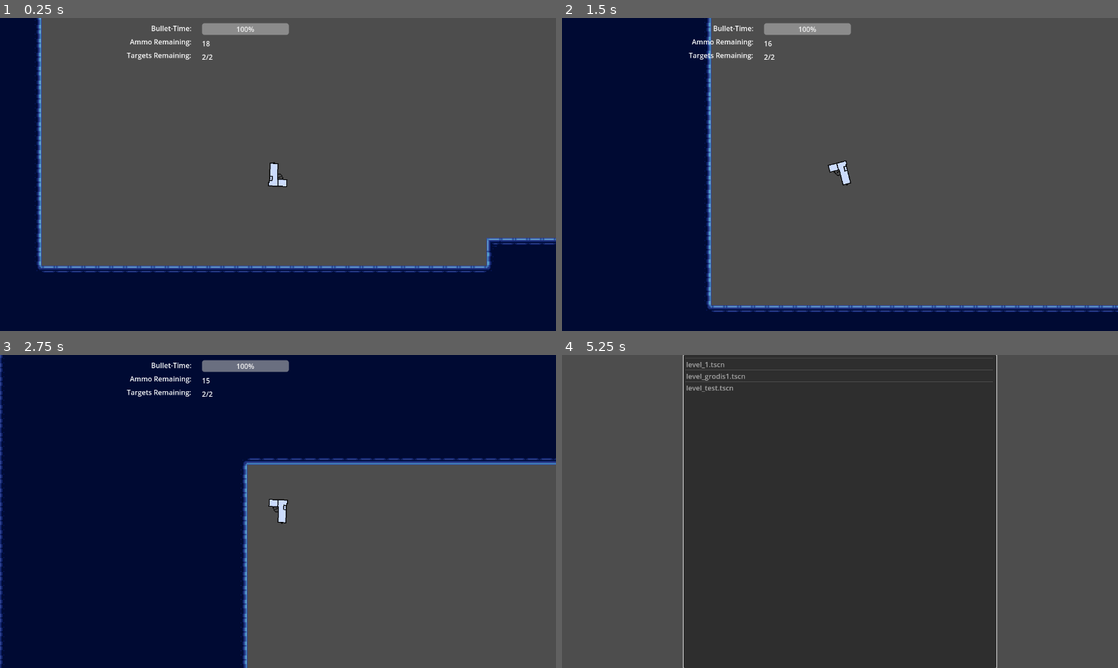
Above: before the commit, frames 1-4 (two rows, left to right).
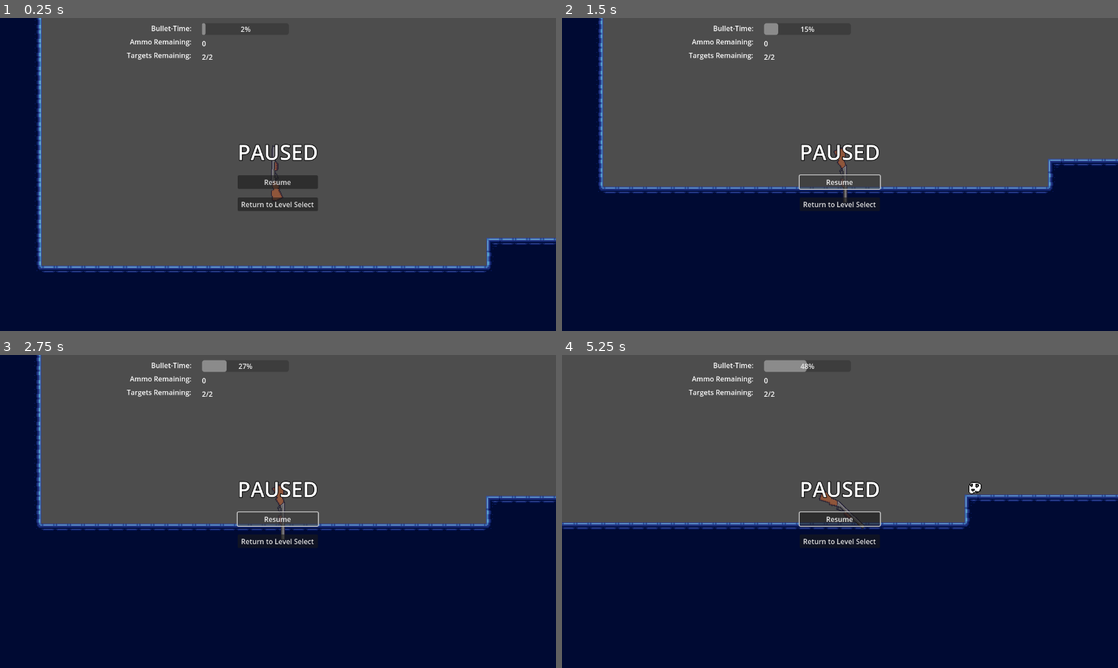
Above: after the commit, the same moments.

Repository: GamesFromANobody/JumpGun
Game: Godot game, scene res://Scenes/Levels/level_grodis1.tscn
The game is run twice, just before and just after one commit, with the same random seed, the same clock (stepped at 60 frames per second) and the same inputs. This scene is started directly instead of the project's main scene.
Inputs (mouse positions are in pixels of both pictures, inside the frame that each line leads up to):
- Up to frame 1 (0.25 s): no input
- Up to frame 2 (1.5 s): click (840, 180) at 0.5 s, where only the run after the commit has a clickable "Resume"; click (840, 180) at 1.25 s, where only the run after the commit has a clickable "Resume"
- Up to frame 3 (2.75 s): click (278, 517) at 2 s, where only the run after the commit has a clickable "Resume"
- Up to frame 4 (5.25 s): move the mouse to (962, 495) at 2.77 s; press the mouse at (962, 495) at 2.78 s; move the mouse to (728, 527) at 3.52 s; release the mouse at (728, 527) at 3.53 s; right-click (728, 527) at 3.6 s; click (728, 527) at 3.8 s; move the mouse to (895, 442) at 4.27 s; press the mouse at (895, 442) at 4.28 s; move the mouse to (812, 574) at 5.02 s; release the mouse at (812, 574) at 5.03 s; click (812, 574) at 5.1 s

The runs differ from the first frame. In frame 1, 2.3% of the frame differs, in the area x 36-58%, y 1-62%; in frame 2, 43%; in frame 3, 69%; in frame 4, 77%, in the area x 0-100%, y 0-100%.
Error after the commit: Attempt to call function 'hide' in base 'null instance' on a null instance. (res://Scripts/player.gd:68)

Commit message:
Add files via upload

Diff:
--- a/jumpgun/Scripts/player.gd
+++ b/jumpgun/Scripts/player.gd
@@ -11,9 +11,9 @@
 enum ShotTypes {
 	PISTOL,
 	SHOTGUN,
-	TODO_SNIPER,
+	SNIPER,
 	SMG,
-	TODO_LMG,
+	LMG,
 }
 #Gun
 var gun_type : ShotTypes = ShotTypes.PISTOL
@@ -44,7 +44,7 @@
 var usingController = false
 
 #controls
-var recoil = Vector2(-30000, 0)
+var recoil = Vector2(-10000, 0)
 var torque = 20000
 
 #Slowdown
@@ -65,7 +65,7 @@
 	if gun_resource != null:
 		reloadResource()
 	$Gun/LaserSight.self_modulate = Color(1, 0, 0, 0)
-	$HUD/PauseMenu.hide()
+	$PauseMenu.hide()
 	slowdown = slowdown_seconds
 	currentMag = starting_ammo
 	HUDLayer = get_node("HUD")
@@ -174,12 +174,12 @@
 			ShootPistol()
 		ShotTypes.SHOTGUN:
 			ShootShotgun()
-		#ShotTypes.SNIPER:
-			#ShootSniper()
+		ShotTypes.SNIPER:
+			ShootSniper()
 		ShotTypes.SMG:
 			ShootSMG()
-		#ShotTypes.LMG:
-			#ShootLMG()
+		ShotTypes.LMG:
+			ShootLMG()
 	print("Ammo Left: ", str(currentMag))
 
 func ShootPistol():
@@ -202,13 +202,13 @@
 	print("Ammo Left: ", str(currentMag))
 
 func ShootSniper():
-	pass
+	ShootPistol()
 
 func ShootSMG():
 	ShootPistol() #temporary, until we decide if SMG's should have their own bullet models
 
 func ShootLMG():
-	pass
+	ShootPistol()
 
 
 
@@ -233,7 +233,7 @@
 	gun_model = gun_resource.gun_model
 	$Gun.texture = gun_model
 	full_auto = gun_resource.full_auto
-	shotCooldown = gun_resource.shot_cooldown
+	shot_cooldown = gun_resource.shot_cooldown
 	starting_ammo = gun_resource.starting_ammo
 	max_ammo = gun_resource.max_ammo
 	if currentMag > max_ammo:
@@ -267,10 +267,10 @@
 #Pausing/unpausing Functions
 func _on_level_base_pause() -> void:
 	isPaused = true
-	$HUD/PauseMenu.show()
+	$PauseMenu.show()
 func _on_level_base_unpause() -> void:
 	isPaused = false
-	$HUD/PauseMenu.hide()
+	$PauseMenu.hide()
 func _on_resume_btn_pressed() -> void:
 	unpause.emit()
 func _on_return_btn_pressed() -> void:
